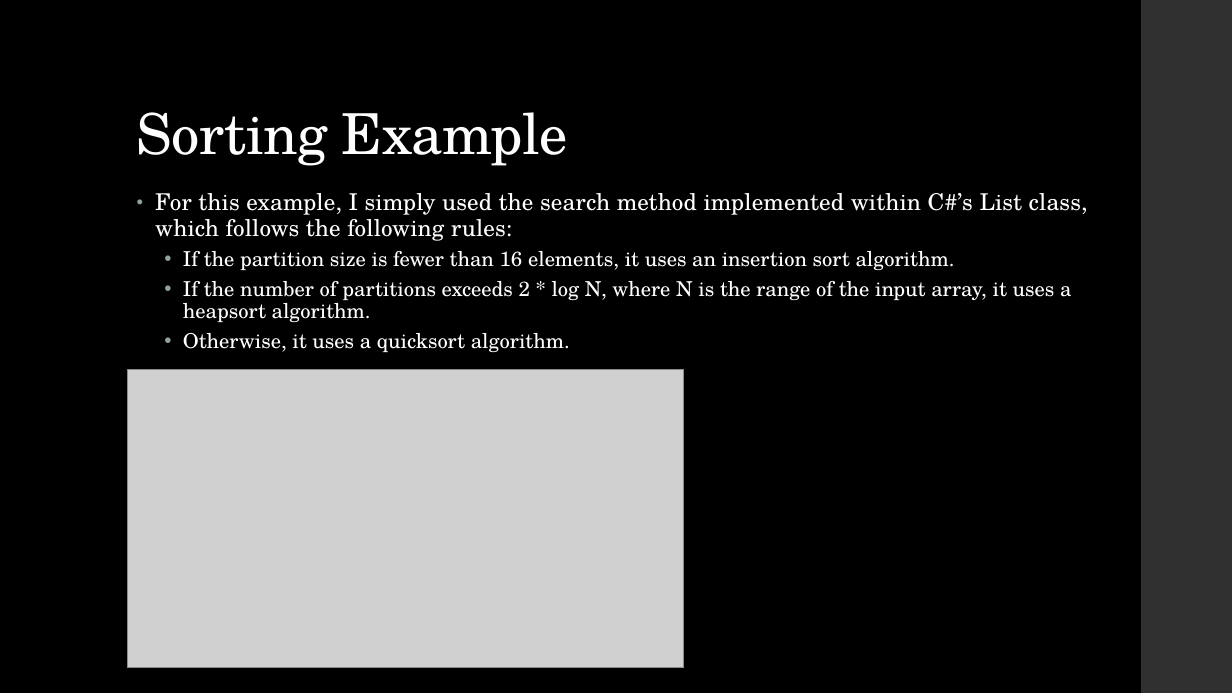
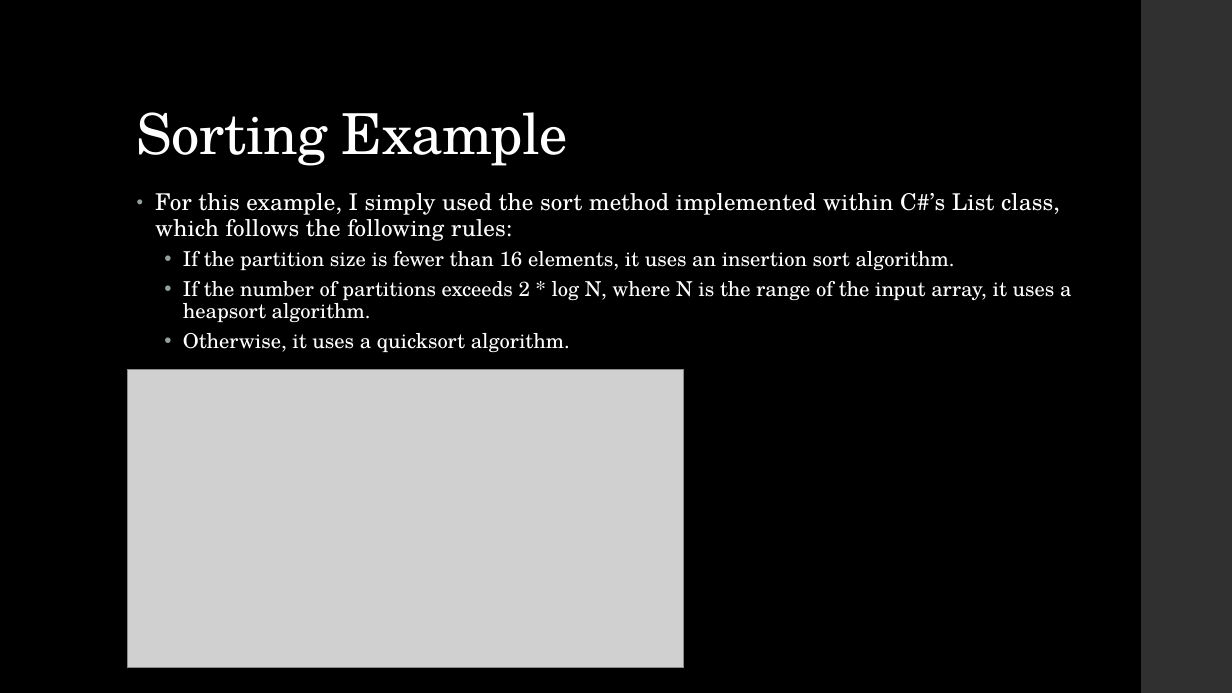
Before and after one commit to danielathome19/Chunk-List, a slide deck: slide 26 of Chunk List/Presentation/Chunk List.pptx. Drawn at 1232x693 pixels with LibreOffice and Linux fonts; fonts in the diff are those of the drawing; grey boxes stand for pictures. Boxes give left, top, right and bottom in pixels: in the first picture for what was removed or moved away, otherwise in the second. Text is boxed around its words. In the diff, an @@ line names an element or a change of style, - is before the commit and + after.

```diff
--- a/Chunk List/Presentation/Chunk List.pptx
+++ b/Chunk List/Presentation/Chunk List.pptx
@@ text at bbox=[155, 193, 1060, 241]: text changed @@
-• For this example, I simply used the search method implemented within C#’s List class, which follows the following rules:
+• For this example, I simply used the sort method implemented within C#’s List class, which follows the following rules:
```
Also in this commit, not shown: 4 other files.
